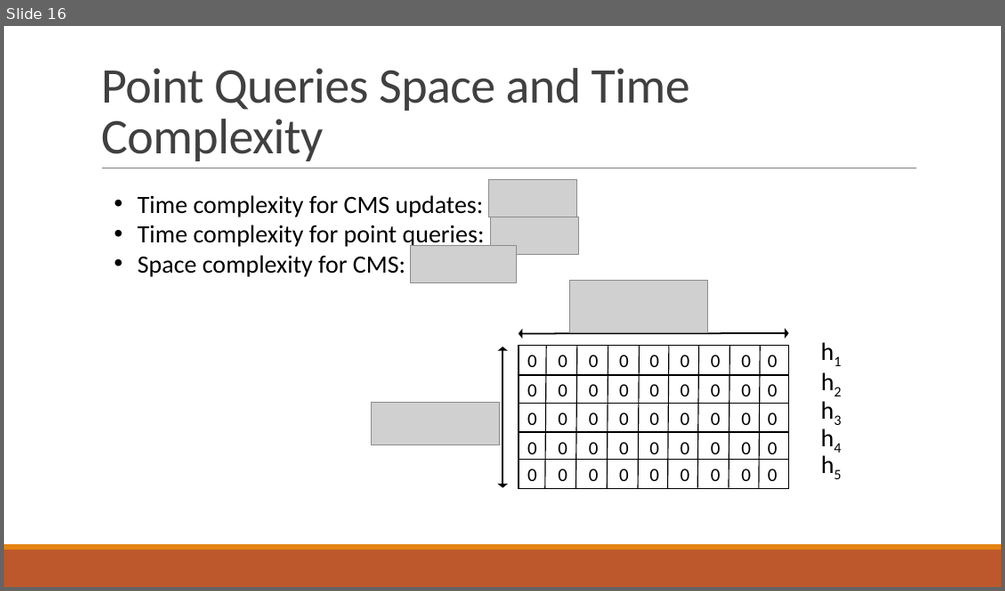
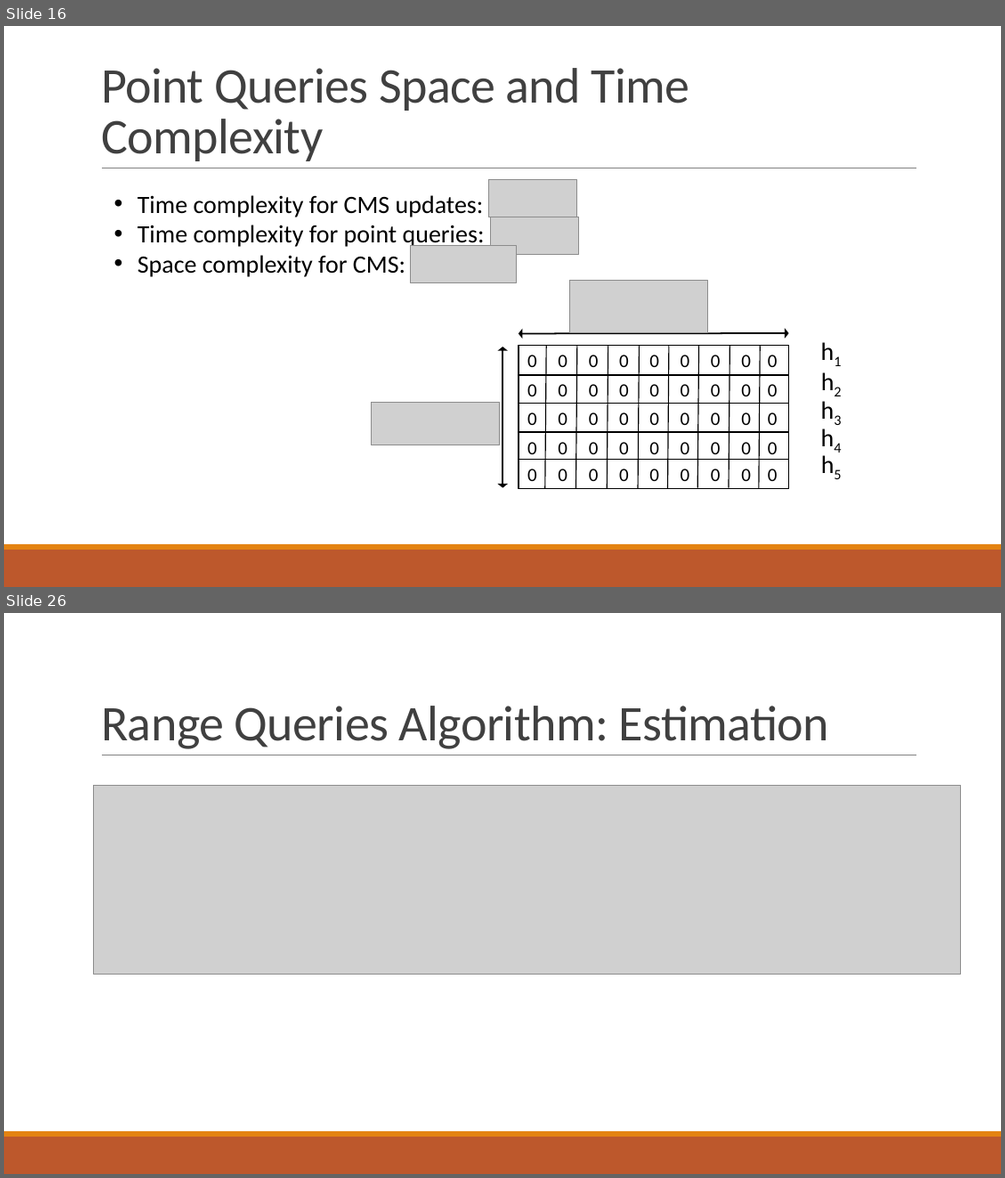
Before and after one commit to ewagner46/count_min_sketch_technical_summary, a slide deck: count_min_sketch_talk_EW.pptx. Shown one above the other, each under a label of ours: slide 16 before the commit, slides 16 and 26 after it; the slides between them are not shown. The pictures are 1005x591 and 1005x1178 pixels, drawn with LibreOffice and Linux fonts; fonts in the diff are those of the drawing; grey boxes stand for pictures. Boxes give left, top, right and bottom in pixels: in the first picture for what was removed or moved away, otherwise in the second. Text is boxed around its words. In the diff, an @@ line names an element or a change of style, - is before the commit and + after.

```diff
--- a/count_min_sketch_talk_EW.pptx
+++ b/count_min_sketch_talk_EW.pptx
@@ slide 26 added at (4, 613, 1001, 1174), background #FFFFFF; not listed: 3 template elements that a slide beside it also shows @@
@@ title added at (101, 706, 829, 749), 48 pt, text #404040 @@
+Range Queries Algorithm: Estimation
@@ picture added at (94, 786, 961, 973) @@
```
Also in this commit, not shown: 18 other slides added.
